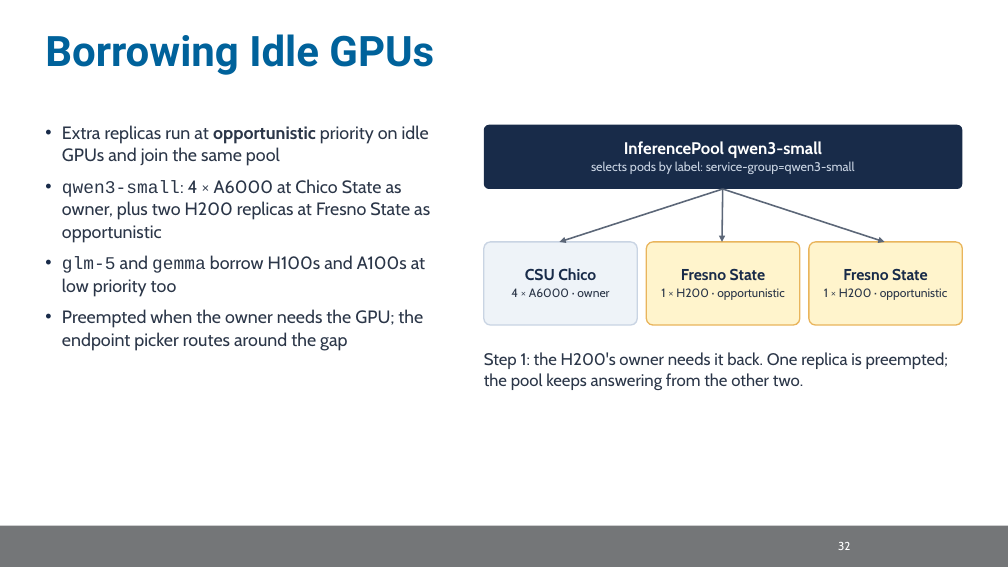
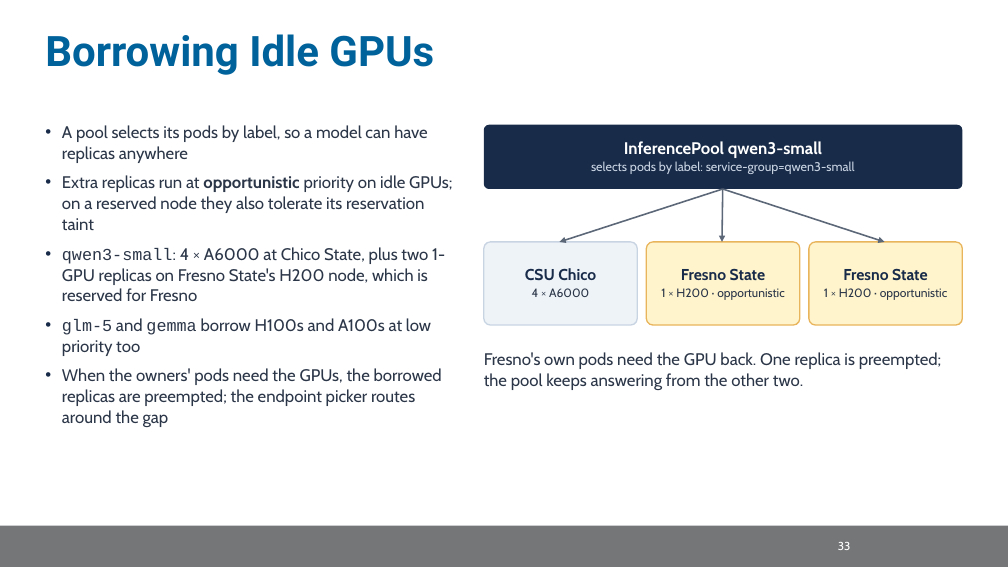
Before and after one commit to nrp-nautilus/nrp-training, a slide deck: slide 55 of trainings/scinet-sc26/slides/scinet-nrp.pptx (slide 42 before the commit). Drawn at 1008x567 pixels with LibreOffice and Linux fonts; fonts in the diff are those of the drawing; background and template pictures are left out. Boxes give left, top, right and bottom in pixels: in the first picture for what was removed or moved away, otherwise in the second. Text is boxed around its words. In the diff, an @@ line names an element or a change of style, - is before the commit and + after.

Commit message:
scinet-sc26: slide revisions, an agent in the demo, a presenter reference
- Slides advance by keys only; mouse clicks no longer change slides
- New slides: Containers and Kubernetes, How Services Get Deployed, Fitting
  Big Models on Contributed GPUs, What is a Namespace?, Runner Flavors (backup)
- Getting Traffic In redrawn to the real path (DNS, HAProxy ingress nodes,
  cert-manager; MetalLB for non-HTTP services); Policy, Network, Request path,
  Sharing GPUs and Multi-Node Serving step through with moving dots
- Owners get reservation taints, not a priority class; no billing wording
- Real Thanos panels and the MaDDash loss grid; Internet2 sites on the map
- Demo: no admin-only commands; new agent.ipynb with three read-only tools
- Slides split into section files; reference.md glossary for the presenter

```diff
--- a/trainings/scinet-sc26/slides/scinet-nrp.pptx
+++ b/trainings/scinet-sc26/slides/scinet-nrp.pptx
@@ text at [62, 125, 452, 301]: text changed; size 17 to 16 pt @@
-• Extra replicas run at opportunistic priority on idle GPUs and join the same pool
-• qwen3-small: 4 × A6000 at Chico State as owner, plus two H200 replicas at Fresno State as opportunistic
+• A pool selects its pods by label, so a model can have replicas anywhere
+• Extra replicas run at opportunistic priority on idle GPUs; on a reserved node they also tolerate its reservation taint
+• qwen3-small: 4 × A6000 at Chico State, plus two 1-GPU replicas on Fresno State's H200 node, which is reserved for Fresno
@@ text at [532, 288, 589, 297]: text changed @@
-4 × A6000 · owner
+4 × A6000
@@ text at [62, 318, 431, 356]: size 17 to 16 pt in "glm-5 and gemma borrow H100s and A100s ..."; less space between paragraphs @@
@@ text at [484, 352, 942, 390]: text changed @@
-Step 1: the H200's owner needs it back. One replica is preempted; the pool keeps answering from the other two.
+Fresno's own pods need the GPU back. One replica is preempted; the pool keeps answering from the other two.
@@ text at [62, 368, 442, 427]: text changed; size 17 to 16 pt @@
-• Preempted when the owner needs the GPU; the endpoint picker routes around the gap
+• When the owners' pods need the GPUs, the borrowed replicas are preempted; the endpoint picker routes around the gap
```
Also in this commit, not shown: 48 other slides changed, 19 slides added, 3 slides removed, 28 other files.
